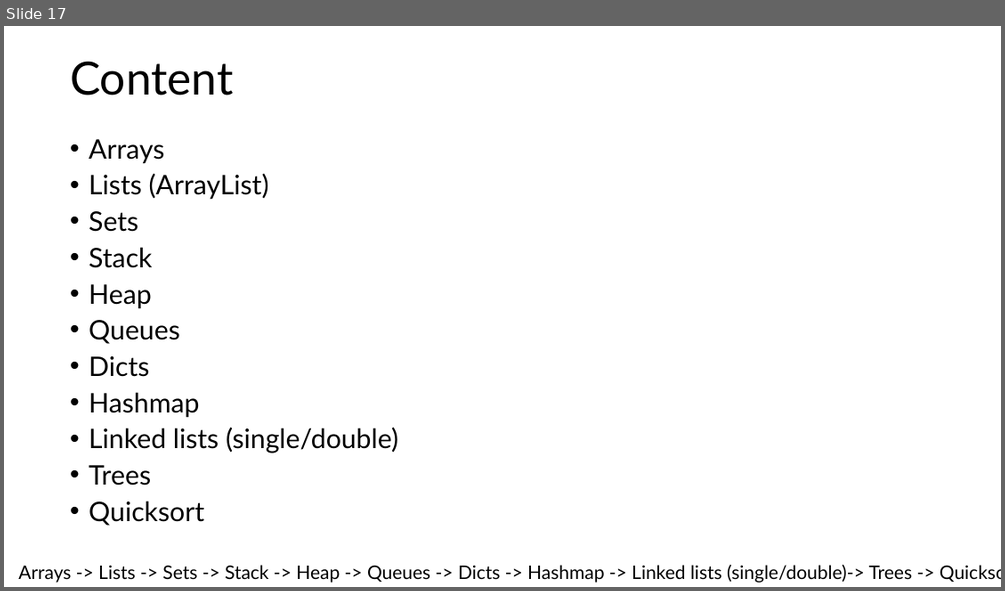
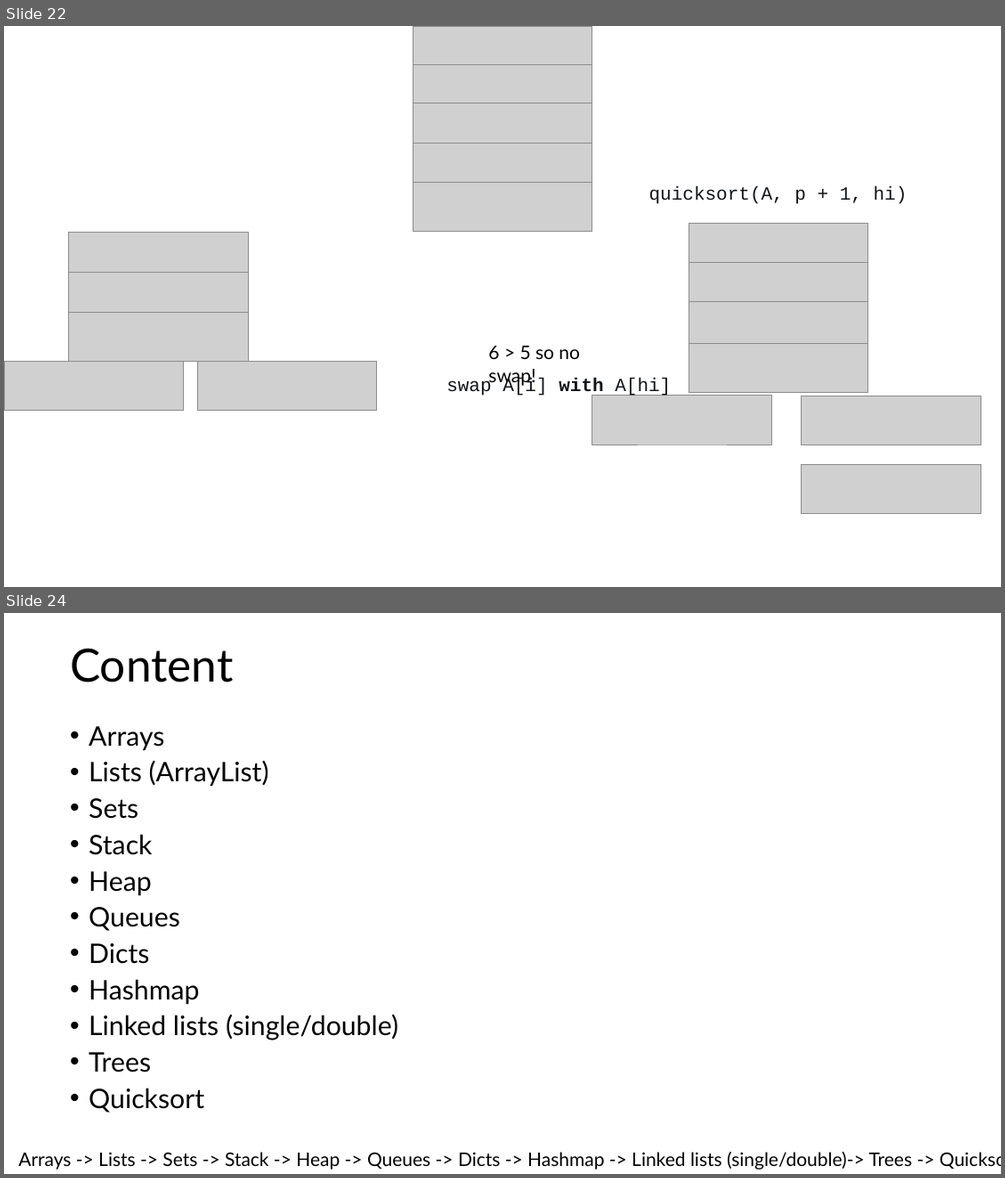
Before and after one commit to HU-TI-DEV/TI-S4, a slide deck: software/algoritmen_en_datastructuren/files/Data structures.pptx. Shown one above the other, each under a label of ours: slide 17 before the commit, slides 22 and 24 after it; the slides between them are not shown. The pictures are 1005x591 and 1005x1178 pixels, drawn with LibreOffice and Linux fonts; fonts in the diff are those of the drawing; grey boxes stand for pictures. Boxes give left, top, right and bottom in pixels: in the first picture for what was removed or moved away, otherwise in the second. Text is boxed around its words. In the diff, an @@ line names an element or a change of style, - is before the commit and + after.

```diff
--- a/software/algoritmen_en_datastructuren/files/Data structures.pptx
+++ b/software/algoritmen_en_datastructuren/files/Data structures.pptx
@@ slide 22 added at bbox=[4, 26, 1001, 587], background #FFFFFF @@
@@ picture added at bbox=[413, 26, 592, 75] @@
@@ picture added at bbox=[413, 65, 592, 114] @@
@@ picture added at bbox=[413, 103, 592, 152] @@
@@ picture added at bbox=[413, 143, 592, 192] @@
@@ picture added at bbox=[413, 183, 592, 232] @@
@@ text added at bbox=[649, 186, 907, 204], 18 pt, text #101418 @@
+quicksort(A, p + 1, hi)
@@ picture added at bbox=[68, 232, 248, 281] @@
@@ picture added at bbox=[688, 223, 867, 272] @@
@@ picture added at bbox=[688, 263, 867, 312] @@
@@ picture added at bbox=[68, 272, 248, 321] @@
@@ picture added at bbox=[68, 312, 248, 361] @@
@@ picture added at bbox=[688, 302, 867, 351] @@
@@ text added at bbox=[446, 346, 580, 395], 18 pt, text #000000 @@
+6 > 5 so no swap!
@@ picture added at bbox=[688, 343, 867, 393] @@
@@ picture added at bbox=[4, 361, 184, 410] @@
@@ picture added at bbox=[197, 361, 376, 410] @@
@@ text added at bbox=[488, 369, 671, 397], 18 pt, text #101418 @@
+swap A[i] with A[hi]
@@ picture added at bbox=[592, 395, 772, 445] @@
@@ picture added at bbox=[801, 395, 980, 445] @@
@@ picture added at bbox=[801, 464, 980, 514] @@
@@ what was slide 17 is now slide 24 @@
```
Also in this commit, not shown: 6 other slides added.
